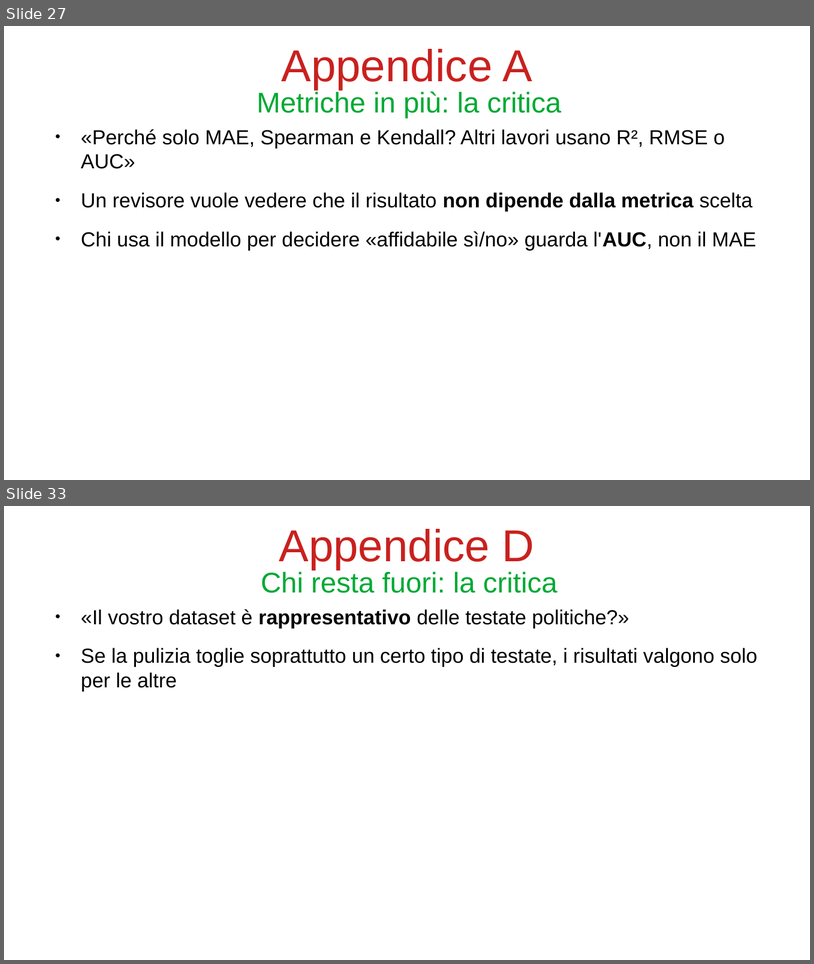
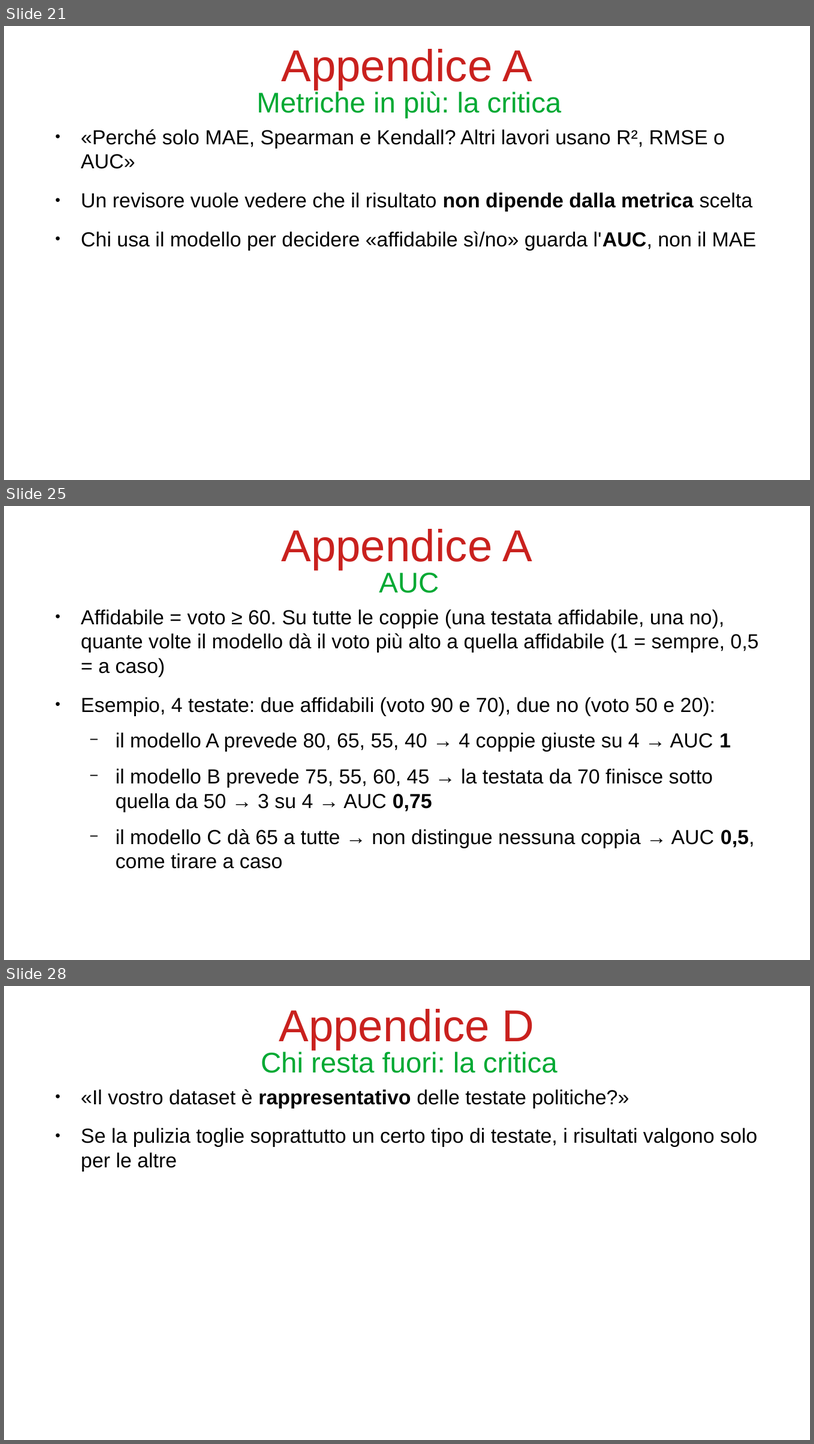
Before and after one commit to bianchi-john/PublisherClassification, a slide deck: Presentazioni/Paper rivista/PaperRivista.odp. Shown one above the other, each under a label of ours: slides 27 and 33 before the commit, slides 21, 25 and 28 after it; the slides between them are not shown. The pictures are 814x964 and 814x1444 pixels, drawn with LibreOffice and Linux fonts; fonts in the diff are those of the drawing. Boxes give left, top, right and bottom in pixels: in the first picture for what was removed or moved away, otherwise in the second. Text is boxed around its words. In the diff, an @@ line names an element or a change of style, - is before the commit and + after.

```diff
--- a/Presentazioni/Paper rivista/PaperRivista.odp
+++ b/Presentazioni/Paper rivista/PaperRivista.odp
@@ slide 25 added at bbox=[4, 506, 810, 960], background #FFFFFF @@
@@ title added at bbox=[282, 529, 533, 570], 44 pt, text #C9211E @@
+Appendice A
@@ title added at bbox=[379, 573, 439, 593], 28 pt, text #00A933 @@
+AUC
@@ text added at bbox=[81, 609, 759, 868], 20 pt, text #000000 @@
+● Affidabile = voto ≥ 60. Su tutte le coppie (una testata affidabile, una no), quante volte il modello dà il voto più alto a quella affidabile (1 = sempre, 0,5 = a caso)
+● Esempio, 4 testate: due affidabili (voto 90 e 70), due no (voto 50 e 20):
+  − il modello A prevede 80, 65, 55, 40 → 4 coppie giuste su 4 → AUC 1
+  − il modello B prevede 75, 55, 60, 45 → la testata da 70 finisce sotto quella da 50 → 3 su 4 → AUC 0,75
+  − il modello C dà 65 a tutte → non distingue nessuna coppia → AUC 0,5, come tirare a caso
@@ what was slide 27 is now slide 21 @@
@@ what was slide 33 is now slide 28 @@
```
Also in this commit, not shown: 14 slides changed, 3 other slides added, 6 slides removed, 29 other files.
